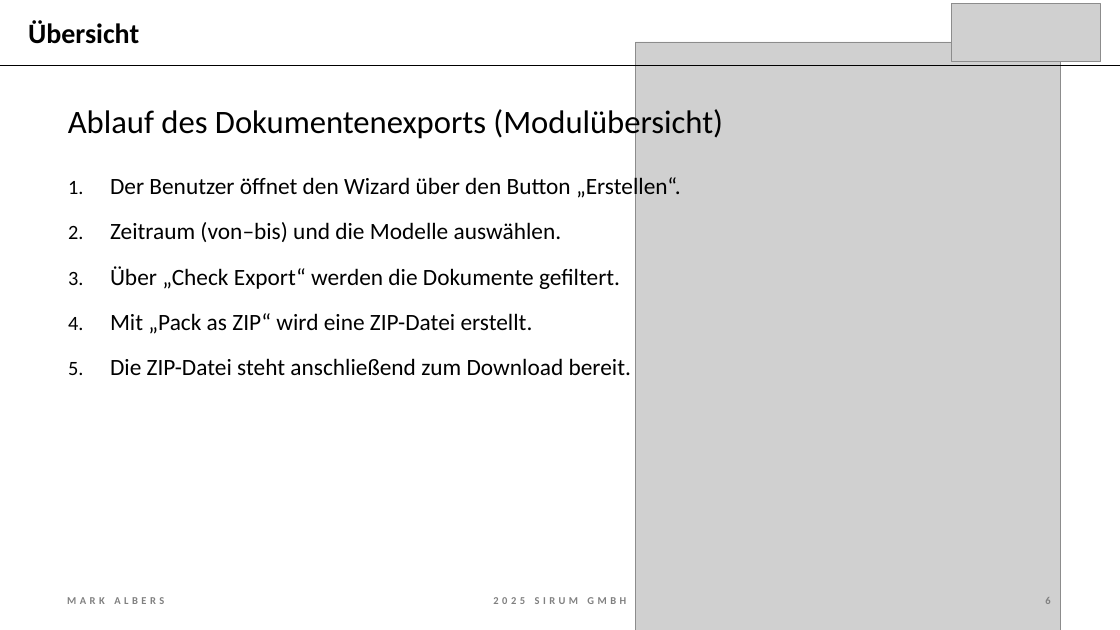
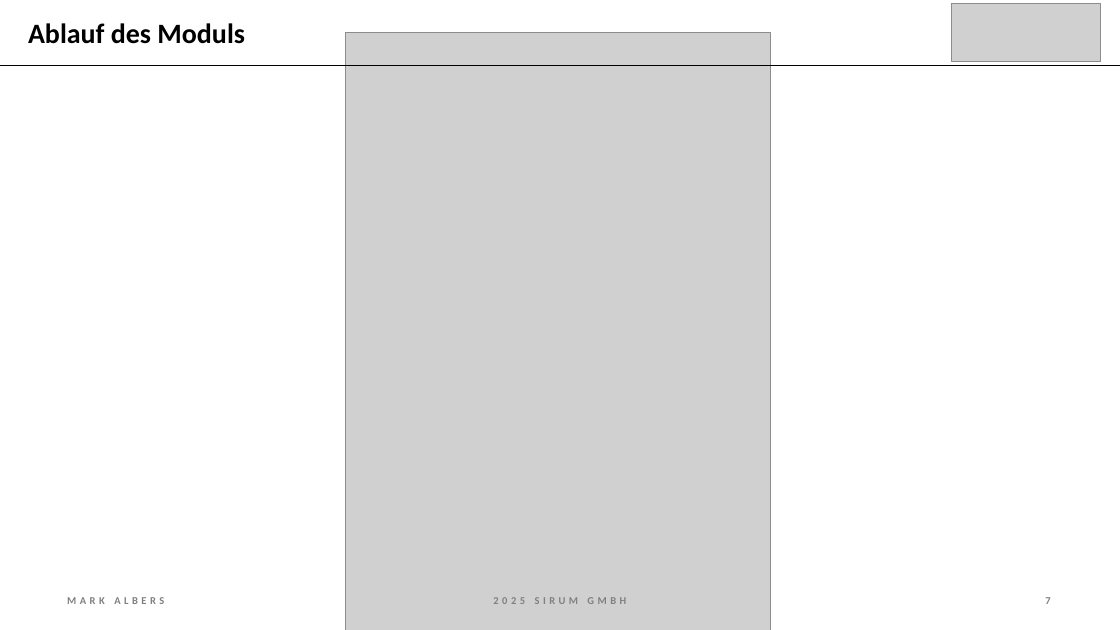
Before and after one commit to mork02/IHK-Projekt, a slide deck: slide 7 of Präsentation/Entwicklung eines Odoo-Moduls zur ZIP-komprimierten Dateiverwaltung im Dokumentenmanagementsystem.pptx (slide 6 before the commit). Drawn at 1120x630 pixels with LibreOffice and Linux fonts; fonts in the diff are those of the drawing; grey boxes stand for pictures. Boxes give left, top, right and bottom in pixels: in the first picture for what was removed or moved away, otherwise in the second. Text is boxed around its words. In the diff, an @@ line names an element or a change of style, - is before the commit and + after.

```diff
--- a/Präsentation/Entwicklung eines Odoo-Moduls zur ZIP-komprimierten Dateiverwaltung im Dokumentenmanagementsystem.pptx
+++ b/Präsentation/Entwicklung eines Odoo-Moduls zur ZIP-komprimierten Dateiverwaltung im Dokumentenmanagementsystem.pptx
@@ title at (28,23,245,44): text changed @@
-Übersicht
+Ablauf des Moduls
@@ picture: place and size @@
-picture at (636,42,1060,630)
+picture at (346,33,770,630)
@@ text removed at (68,106,723,141) @@
-Ablauf des Dokumentenexports (Modulübersicht)
@@ text removed at (110,174,681,375) @@
-1. Der Benutzer öffnet den Wizard über den Button „Erstellen“.
-2. Zeitraum (von–bis) und die Modelle auswählen.
-3. Über „Check Export“ werden die Dokumente gefiltert.
-4. Mit „Pack as ZIP“ wird eine ZIP-Datei erstellt.
-5. Die ZIP-Datei steht anschließend zum Download bereit.
@@ page number at (1045,597,1050,604): text changed @@
-6
+7
```
Also in this commit, not shown: 9 other slides changed, 1 slide added, 1 slide removed, 1 other file.
